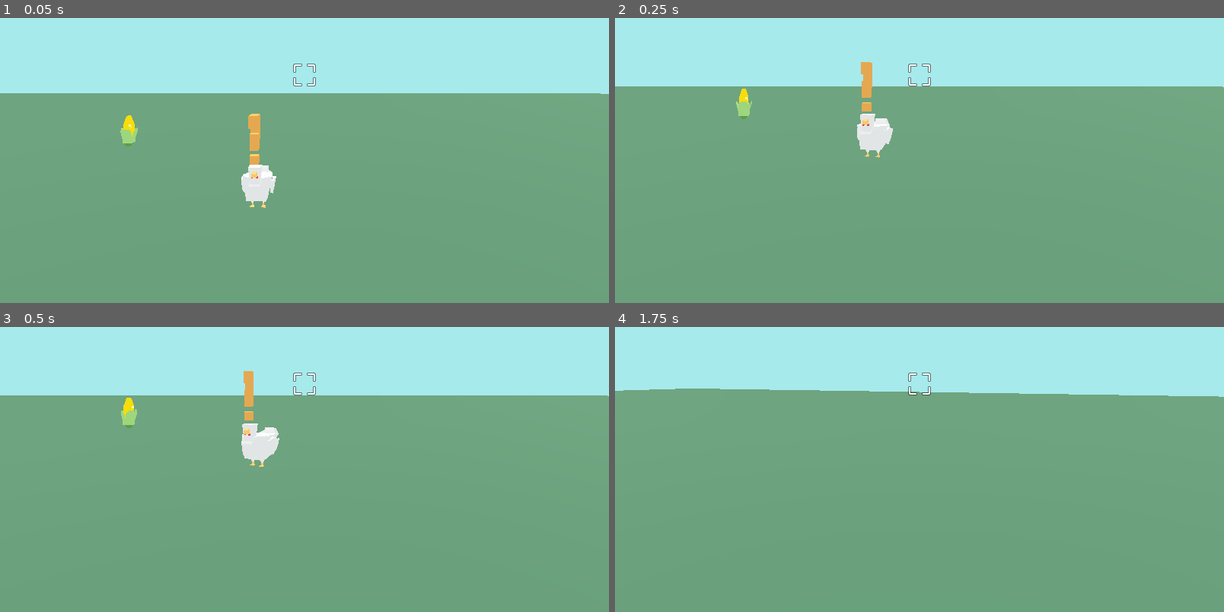
Above: before the commit, frames 1-4 (two rows, left to right).
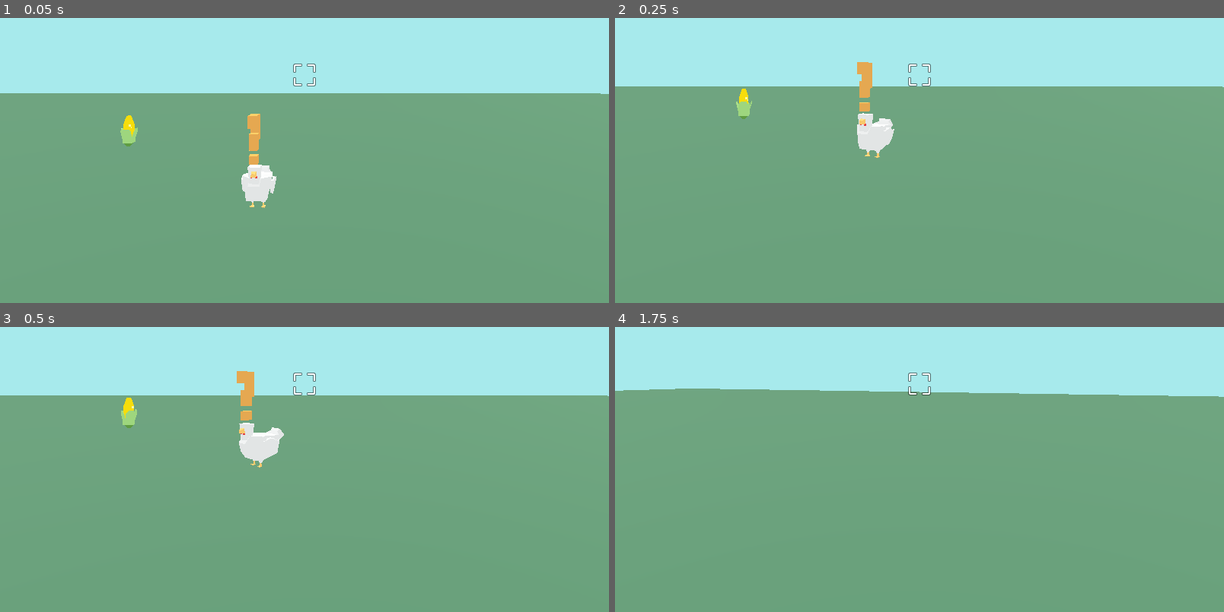
Above: after the commit, the same moments.

Repository: ehtd/godot_wild_jam_32
Game: Godot game, scene res://World.tscn
Same seed, same stepped clock (60 frames per second), same inputs: the game is played once before the commit and once after it.
Inputs (mouse positions are in pixels of both pictures, inside the frame that each line leads up to):
- Up to frame 1 (0.05 s): no input
- Up to frame 2 (0.25 s): no input
- Up to frame 3 (0.5 s): no input
- Up to frame 4 (1.75 s): move the mouse to (949, 381) at 0.52 s; hold W (move_forward) from 0.53 s (still down); click (949, 381) at 0.67 s; tap Space (jump) at 0.77, 1.52 s; move the mouse to (889, 386) at 1.27 s

The runs differ from the first frame. In frame 1, less than 0.1% of the frame differs, in the area x 39-46%, y 33-67%; in frame 2, 0.2%; in frame 3, 0.3%, in the area x 38-47%, y 15-50%; in frame 4, nothing differs.

Commit message:
Fix chicken path walk

Diff:
--- a/Chicken/Chicken.gd
+++ b/Chicken/Chicken.gd
@@ -2,7 +2,7 @@
 
 export var sight_angle = 90
 export var sight_distance = 2
-export var turn_speed = 60
+export var turn_speed = 100
 
 onready var animation_player: AnimationPlayer = $chicken/AnimationPlayer
 onready var question_mark = $question_mark
@@ -24,11 +24,11 @@
 func _ready():
 	timer.connect("timeout", self, "search_for_corn")
 	pickup_component.connect("got_pickup", self, "got_corn")
-	search_for_corn()
 	player_ref = get_tree().get_nodes_in_group("player")[0]
 	player_ref.connect("place_corn", self, "new_corn")
 	update_all_corn()
 	set_closest_corn()
+	search_for_corn()
 	#print(closest_corn)
 	move_component.init(self)
 
@@ -43,7 +43,7 @@
 
 	match current_state:
 		STATES.NO_CORN:
-			no_corn()
+			no_corn(delta)
 		STATES.IDLE:
 			idle(delta)
 		STATES.WALK:
@@ -53,7 +53,7 @@
 		STATES.TRAPPED:
 			trapped(delta)
 
-func no_corn():
+func no_corn(delta):
 	pass
 
 func idle(delta):
@@ -63,6 +63,7 @@
 	if closest_corn:
 		var current_position = global_transform.origin
 		var corn_position = closest_corn.global_transform.origin
+		#print(corn_position)
 		path = nav.get_simple_path(current_position, corn_position)
 
 		var goal_pos = corn_position
@@ -85,6 +86,7 @@
 		var dir = corn_position - current_position
 		var completed = face_dir(dir, delta)
 		if (completed):
+			move_component.unfreeze()
 			set_state_walk()
 
 
@@ -177,14 +179,14 @@
 	print(all_corn)
 	print(closest_corn)
 	if get_visible_corn().size() > 0:
-		set_closest_corn()
+#		set_closest_corn()
 		set_state_idle()
 		timer.start()
 
 func search_for_corn():
 	print("searching")
 	if get_visible_corn().size() > 0:
-		move_component.unfreeze()
+#		move_component.unfreeze()
 		set_state_look()
 
 func update_all_corn():
--- a/Chicken/Chicken.tscn
+++ b/Chicken/Chicken.tscn
@@ -41,7 +41,7 @@
 
 [node name="MoveComponent" parent="." instance=ExtResource( 7 )]
 movement_acceleration = 2
-max_speed = 2
+max_speed = 5
 ignore_rotation = true
 
 [node name="PickupComponent" type="Area" parent="."]
